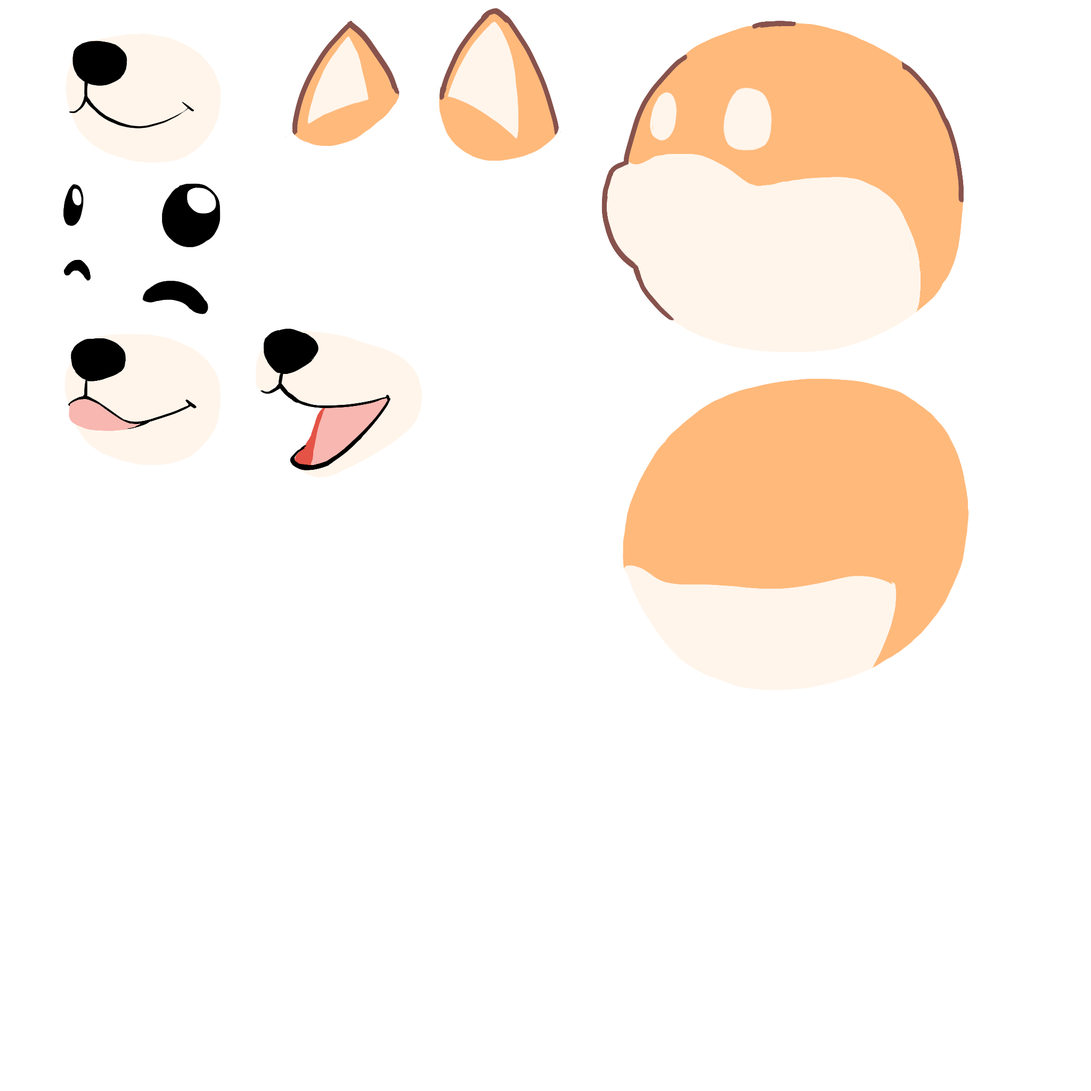
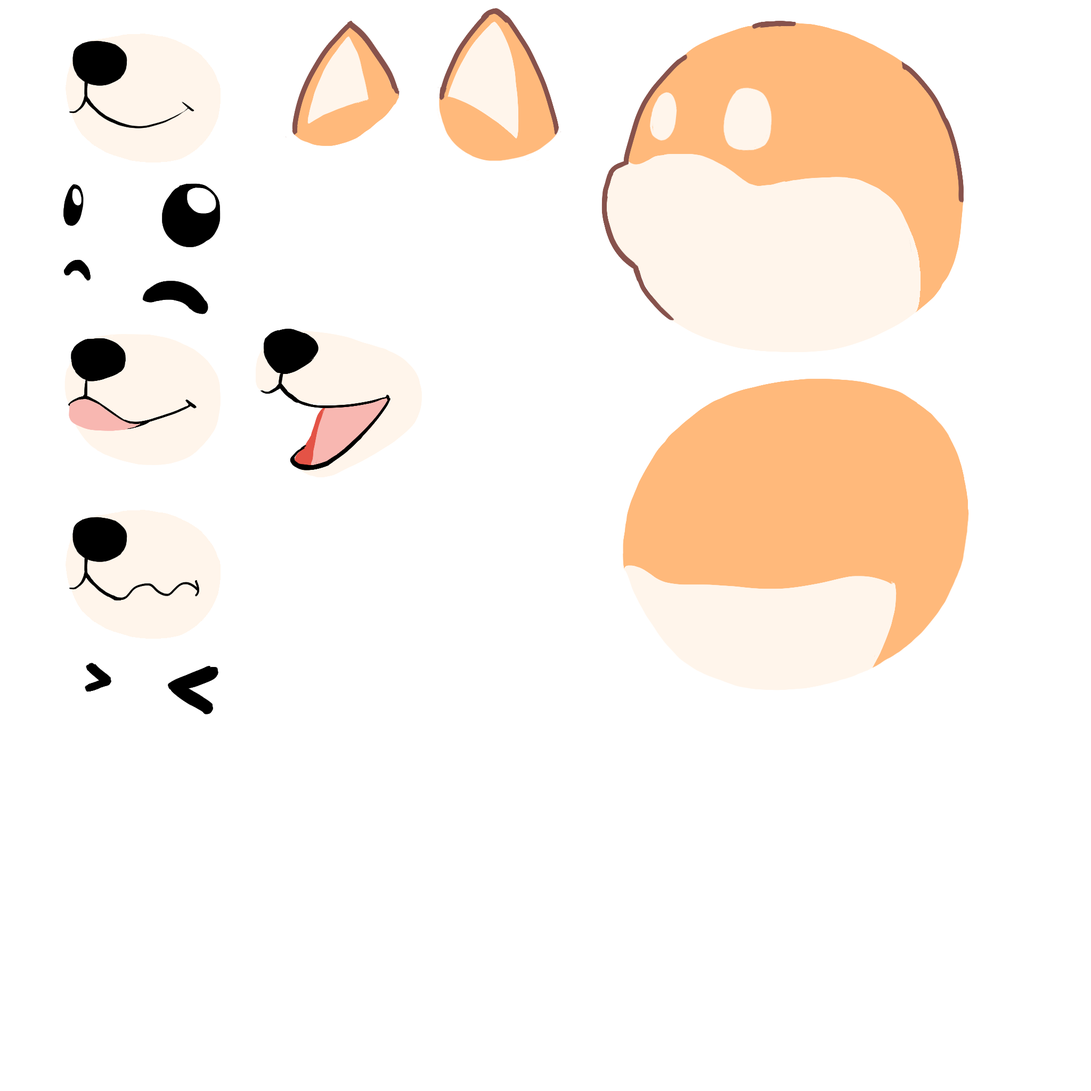
Before/after of a 1091 x 1091 layered artwork. What changed in the layer stack:
added layer "mouth copy" in group "rd face" over left=65, top=510, right=221, bottom=640
added layer "Layer 16" in group "rd face" over left=84, top=663, right=219, bottom=715
